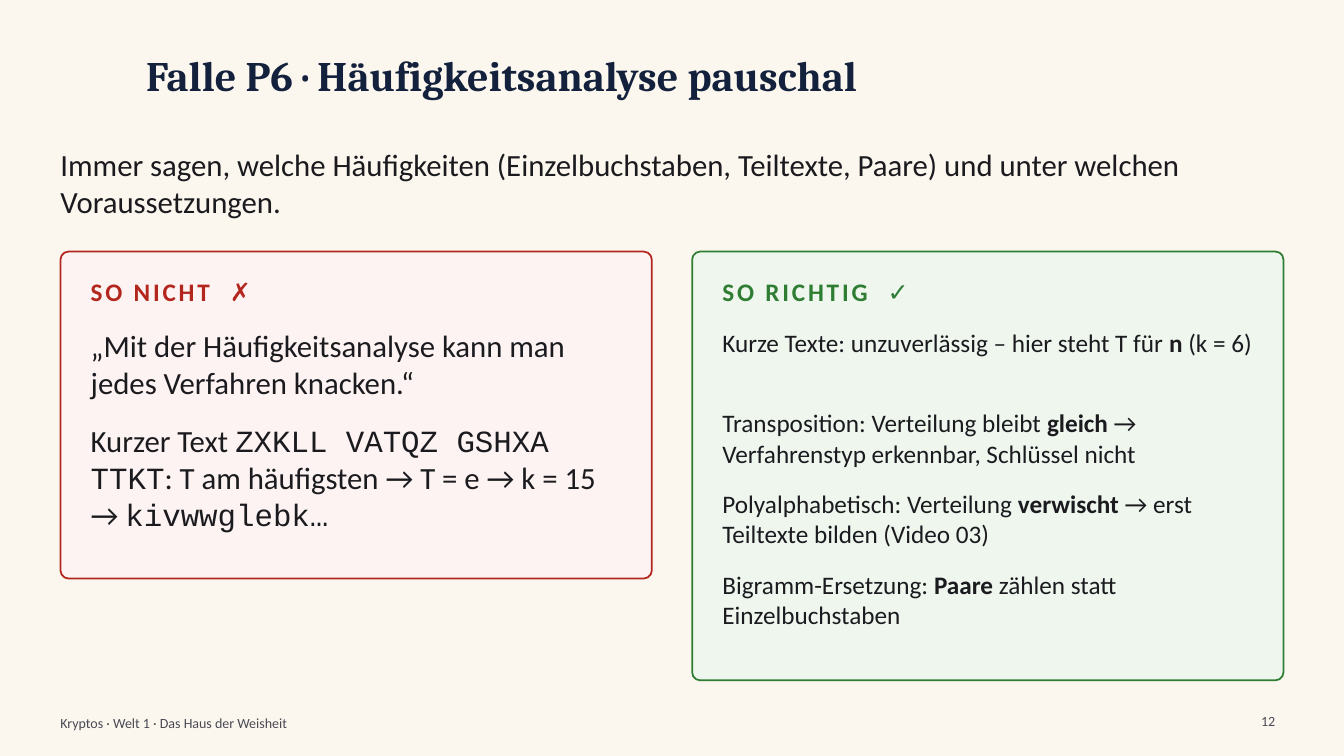
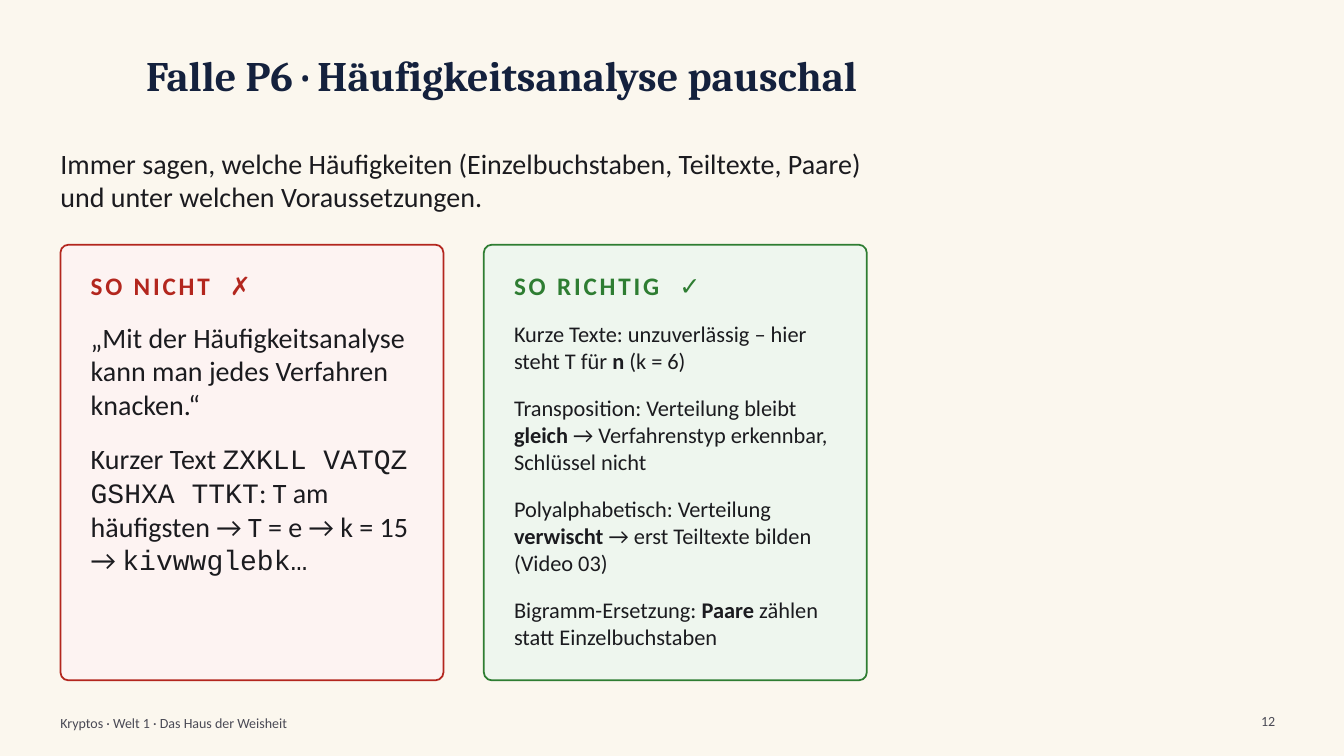
Before and after one commit to frankjuchim/kryptos, a slide deck: slide 12 of materialien/Videos/02_Haeufigkeitsanalyse/KR_Video_02_Haeufigkeitsanalyse_Folien.pptx. Drawn at 1344x756 pixels with LibreOffice and Linux fonts; fonts in the diff are those of the drawing; background and template pictures are left out. Boxes give left, top, right and bottom in pixels: in the first picture for what was removed or moved away, otherwise in the second. Text is boxed around its words. In the diff, an @@ line names an element or a change of style, - is before the commit and + after.

```diff
--- a/materialien/Videos/02_Haeufigkeitsanalyse/KR_Video_02_Haeufigkeitsanalyse_Folien.pptx
+++ b/materialien/Videos/02_Haeufigkeitsanalyse/KR_Video_02_Haeufigkeitsanalyse_Folien.pptx
@@ rounded rectangle: place and size @@
-rounded rectangle at [60,252,652,579]
+rounded rectangle at [60,245,444,681]
@@ rounded rectangle at [60,245,444,681]: proportions changed @@
@@ text "SO NICHT ✗": place and size @@
-text "SO NICHT ✗" at [91,284,210,301]
+text "SO NICHT ✗" at [91,278,210,295]
@@ rounded rectangle at [484,245,867,681]: proportions changed @@
@@ rounded rectangle: place and size @@
-rounded rectangle at [693,252,1285,681]
+rounded rectangle at [484,245,867,681]
@@ text "SO RICHTIG ✓": place and size @@
-text "SO RICHTIG ✓" at [722,284,867,301]
+text "SO RICHTIG ✓" at [514,278,659,295]
@@ text "„Mit der Häufigkeitsanalyse kann man ...": place and size @@
-text "„Mit der Häufigkeitsanalyse kann man ..." at [91,335,564,400]
+text "„Mit der Häufigkeitsanalyse kann man ..." at [91,328,405,415]
@@ text "Kurze Texte: unzuverlässig – hier ...": place and size @@
-text "Kurze Texte: unzuverlässig – hier ..." at [722,333,1251,357]
+text "Kurze Texte: unzuverlässig – hier ..." at [514,326,807,372]
@@ text "Transposition: Verteilung bleibt gleich → ...": place and size @@
-text "Transposition: Verteilung bleibt gleich → ..." at [722,414,1136,467]
+text "Transposition: Verteilung bleibt gleich → ..." at [514,400,828,470]
@@ size 22 to 20 pt in 3 elements at [60,153,861,212], [91,328,405,415], [91,450,408,576] @@
@@ text "Kurzer Text ZXKLL VATQZ GSHXA ...": place and size @@
-text "Kurzer Text ZXKLL VATQZ GSHXA ..." at [91,431,596,533]
+text "Kurzer Text ZXKLL VATQZ GSHXA ..." at [91,450,408,576]
@@ text "Polyalphabetisch: Verteilung verwischt → erst ...": place and size @@
-text "Polyalphabetisch: Verteilung verwischt → erst ..." at [722,495,1192,547]
+text "Polyalphabetisch: Verteilung verwischt → erst ..." at [514,501,812,574]
@@ size 18 to 16 pt in 4 elements at [514,400,828,470], [514,326,807,372], [514,501,812,574], [514,602,818,645] @@
@@ text "Bigramm-Ersetzung: Paare zählen statt Einzelbuchstaben": place and size @@
-text "Bigramm-Ersetzung: Paare zählen statt Einzelbuchstaben" at [722,576,1117,624]
+text "Bigramm-Ersetzung: Paare zählen statt Einzelbuchstaben" at [514,602,818,645]
```
Also in this commit, not shown: 5 other slides changed, 19 other files.
